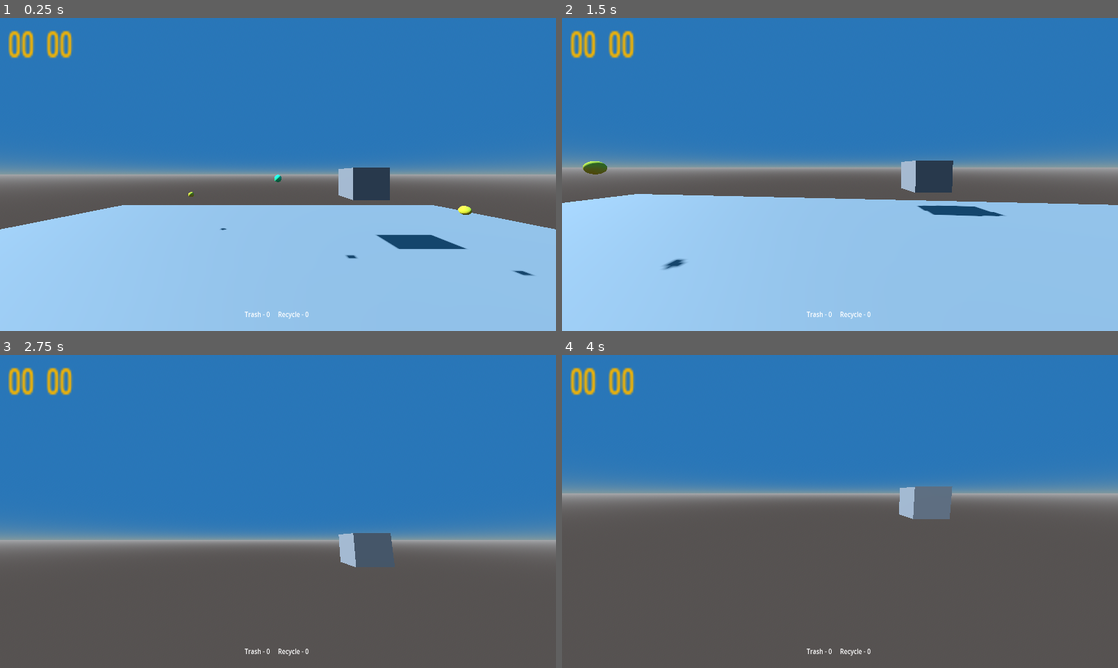
Above: before the commit, frames 1-4 (two rows, left to right).
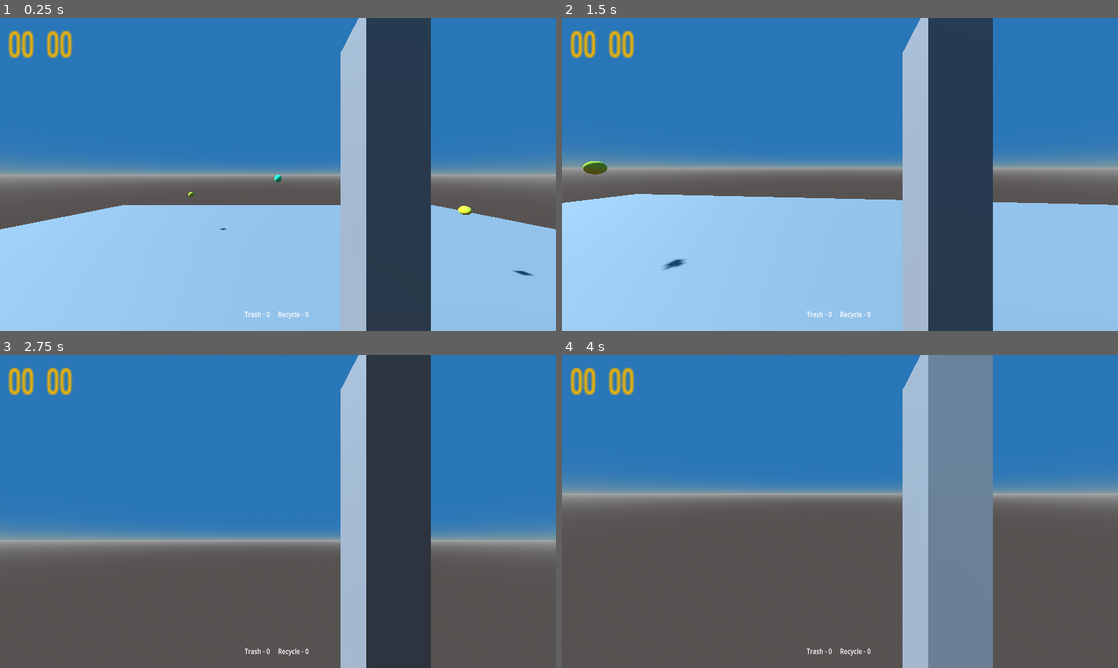
Above: after the commit, the same moments.

Repository: WoolyDrool/Jackal64
Game: Godot game, scene res://scenes/debug.tscn
Same seed, same stepped clock (60 frames per second), same inputs: the game is played once before the commit and once after it.
Inputs (mouse positions are in pixels of both pictures, inside the frame that each line leads up to):
- Up to frame 1 (0.25 s): no input
- Up to frame 2 (1.5 s): move the mouse to (867, 174) at 0.52 s; hold W (movement_forward) from 0.53 s (still down); tap E (interact_general) at 0.6 s; tap Space (movement_jump) at 0.77 s; move the mouse to (812, 174) at 1.27 s; click (812, 174) at 1.35 s
- Up to frame 3 (2.75 s): keep holding W (movement_forward); tap Space (movement_jump) at 1.52 s; move the mouse to (289, 505) at 2.02 s; right-click (289, 505) at 2.1 s
- Up to frame 4 (4 s): keep holding W (movement_forward); tap Enter at 2.75 s; move the mouse to (834, 517) at 2.77 s; tap Middle mouse button (tool_tertiary) at 2.85 s; tap Space (movement_jump) at 3.02, 3.5, 3.77 s; move the mouse to (878, 514) at 3.52 s; tap E (interact_general) at 3.6 s

The runs differ from the first frame. In frame 1, 16% of the frame differs, in the area x 60-84%, y 0-100%; in frame 2, 15%; in frame 3, 16%, in the area x 60-78%, y 0-100%; in frame 4, 15%.

Commit message:
Placed hatchet again

Diff:
--- a/entities/player/player.tscn
+++ b/entities/player/player.tscn
@@ -11,6 +11,7 @@
 [sub_resource type="BoxShape3D" id="BoxShape3D_02v85"]
 
 [node name="Player" type="CharacterBody3D"]
+collision_layer = 33
 collision_mask = 35
 script = ExtResource("1_61xkj")
 MAX_SPEED = 8
@@ -56,6 +57,7 @@
 grow_vertical = 2
 
 [node name="InteractText" type="Label" parent="Neck/Camera3D/ImmediateUI"]
+layout_mode = 0
 offset_right = 40.0
 offset_bottom = 23.0
 auto_translate = false
@@ -63,17 +65,17 @@
 horizontal_alignment = 1
 vertical_alignment = 1
 
-[node name="Toolbelt" type="Node3D" parent="Neck"]
-
-[node name="Hatchet" parent="Neck/Toolbelt" instance=ExtResource("3_4ghhx")]
+[node name="Hatchet" parent="Neck/Camera3D" instance=ExtResource("3_4ghhx")]
 transform = Transform3D(-4.37114e-08, 0, -1, 0, 1, 0, 1, 0, -4.37114e-08, 0, 0, 0)
 
-[node name="MeshInstance3D" parent="Neck/Toolbelt/Hatchet" index="4"]
-transform = Transform3D(0.2, 0, 0, 0, 1.4, 0, 0, 0, 0.2, -0.928355, -0.408911, -0.505601)
+[node name="MeshInstance3D" parent="Neck/Camera3D/Hatchet" index="4"]
+transform = Transform3D(0.2, 0, 0, 0, 1.4, 0, 0, 0, 0.2, -0.580646, -0.174325, -0.37091)
+
+[node name="Toolbelt" type="Node3D" parent="Neck"]
 
 [node name="MainUI" parent="." instance=ExtResource("2_xevq3")]
 
 [node name="Inventory" type="Node" parent="."]
 script = ExtResource("5_2148u")
 
-[editable path="Neck/Toolbelt/Hatchet"]
+[editable path="Neck/Camera3D/Hatchet"]
